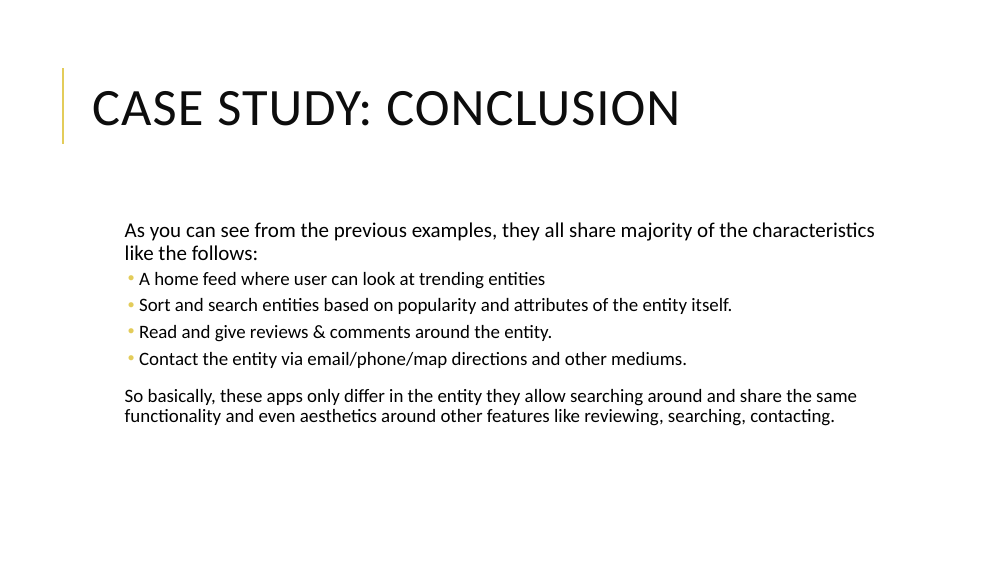
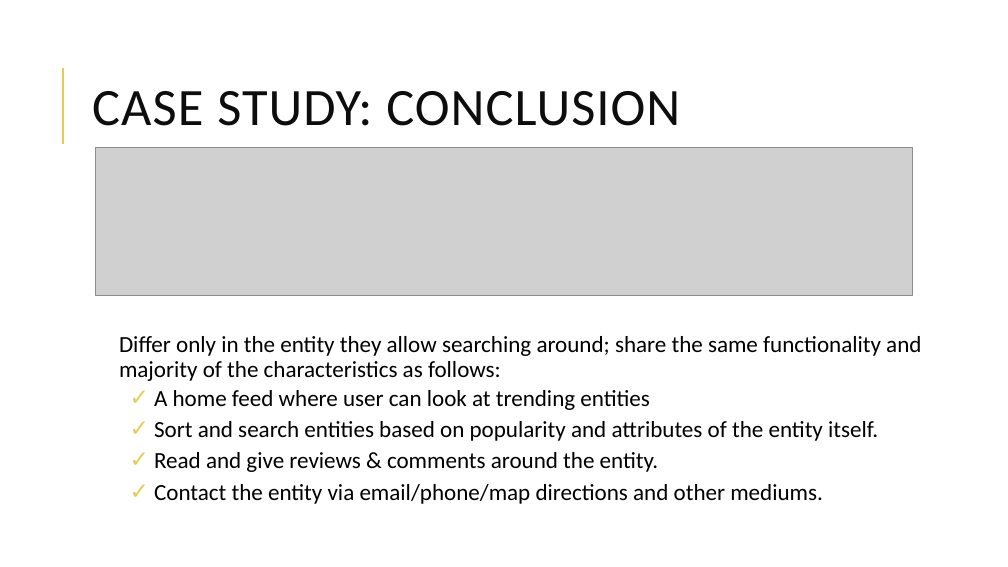
Before and after one commit to bogas04/MVP-Generator, a slide deck: slide 10 of docs/Final/Presentation.pptx (slide 11 before the commit). Drawn at 1008x567 pixels with LibreOffice and Linux fonts; fonts in the diff are those of the drawing; grey boxes stand for pictures. Boxes give left, top, right and bottom in pixels: in the first picture for what was removed or moved away, otherwise in the second. Text is boxed around its words. In the diff, an @@ line names an element or a change of style, - is before the commit and + after.

```diff
--- a/docs/Final/Presentation.pptx
+++ b/docs/Final/Presentation.pptx
@@ picture added at box(95, 147, 912, 295) @@
@@ text "Differ only in the entity ...": place and size @@
-text "Differ only in the entity ..." at box(125, 222, 875, 426)
+text "Differ only in the entity ..." at box(119, 336, 921, 504)
@@ text at box(119, 336, 921, 381): text changed; size 20 to 22 pt @@
-  As you can see from the previous examples, they all share majority of the characteristics like the follows:
+Differ only in the entity they allow searching around; share the same functionality and majority of the characteristics as follows:
@@ text at box(125, 389, 857, 426): paragraph removed @@
-  So basically, these apps only differ in the entity they allow searching around and share the same functionality and even aesthetics around other features like reviewing, searching, contacting.
@@ text at box(154, 390, 878, 504): size 18 to 22 pt in "A home feed where user can look ...", "Sort and search entities based on popularity ...", "Read and give reviews & comments around ...", "Contact the entity via email/phone/map directions and ..."; bullet • to ✓ @@
```
Also in this commit, not shown: 11 other slides changed, 20 slides added, 11 slides removed.
